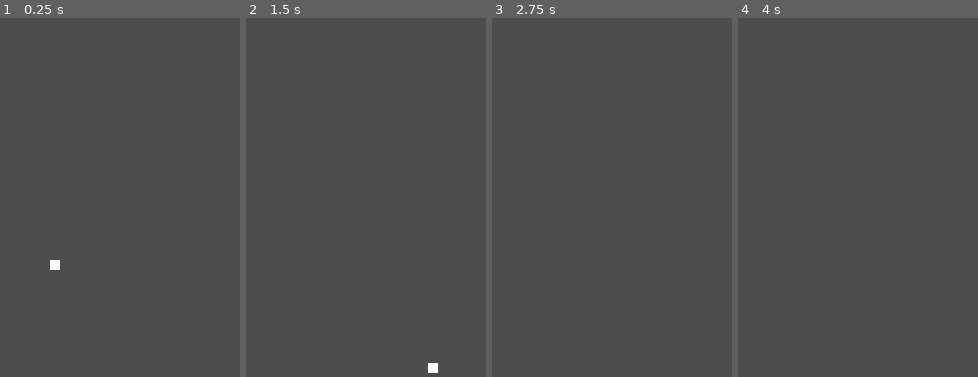
Above: before the commit, frames 1-4 (left to right).
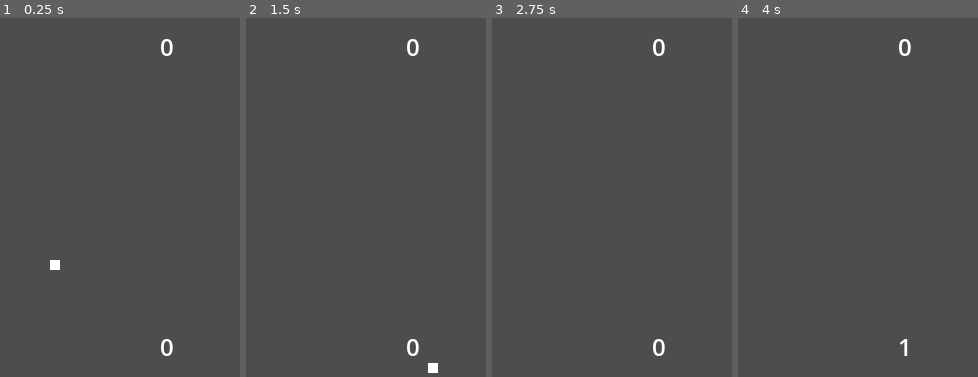
Above: after the commit, the same moments.

Repository: polecoder/pong
Game: Godot game, scene res://scenes/main.tscn
Same seed, same stepped clock (60 frames per second), same inputs: the game is played once before the commit and once after it.
Inputs:
- Up to frame 1 (0.25 s): no input
- Up to frame 2 (1.5 s): hold D (move_right) 0.53-1.28 s; hold A (move_left) from 1.28 s (still down)
- Up to frame 3 (2.75 s): release A (move_left) at 2.03 s; hold D (move_right) from 2.03 s (still down)
- Up to frame 4 (4 s): release D (move_right) at 3.53 s; hold A (move_left) from 3.53 s (still down)
The pictures show only the part of the screen within x 50-100%, y 26-76%; the shares and areas given below are measured in that part.

The runs differ from the first frame. In frame 1, 0.3% of the frame differs, in the area x 67-73%, y 5-95%; in frame 2, 0.3%; in frame 3, 0.3%; in frame 4, 0.2%.

Commit message:
agregar score en pantalla

Diff:
--- /dev/null
+++ b/scenes/hud.tscn
@@ -0,0 +1,31 @@
+[gd_scene format=3 uid="uid://divxcqpmcim38"]
+
+[node name="Hud" type="Control" unique_id=1817938943]
+layout_mode = 3
+anchors_preset = 15
+anchor_right = 1.0
+anchor_bottom = 1.0
+grow_horizontal = 2
+grow_vertical = 2
+
+[node name="PlayerScore" type="Label" parent="." unique_id=1371282458]
+layout_mode = 0
+offset_left = 400.0
+offset_top = 200.0
+offset_right = 414.0
+offset_bottom = 234.0
+theme_override_font_sizes/font_size = 24
+text = "0"
+horizontal_alignment = 1
+vertical_alignment = 1
+
+[node name="EnemyScore" type="Label" parent="." unique_id=955693161]
+layout_mode = 0
+offset_left = 400.0
+offset_top = 500.0
+offset_right = 414.0
+offset_bottom = 534.0
+theme_override_font_sizes/font_size = 24
+text = "0"
+horizontal_alignment = 1
+vertical_alignment = 1
--- a/scenes/main.tscn
+++ b/scenes/main.tscn
@@ -5,6 +5,7 @@
 [ext_resource type="PackedScene" uid="uid://c6e4xwbst6i6x" path="res://scenes/paddle.tscn" id="2_sugp2"]
 [ext_resource type="PackedScene" uid="uid://2ysuwwnb0d23" path="res://components/player_component.tscn" id="3_jyhfs"]
 [ext_resource type="PackedScene" uid="uid://d3s00dejubyxq" path="res://components/enemy_component.tscn" id="3_sugp2"]
+[ext_resource type="PackedScene" uid="uid://divxcqpmcim38" path="res://scenes/hud.tscn" id="7_o6xl0"]
 [ext_resource type="Script" uid="uid://5fkrfkkjpov4" path="res://scripts/goal.gd" id="7_tipki"]
 
 [sub_resource type="RectangleShape2D" id="RectangleShape2D_0vi6b"]
@@ -48,6 +49,7 @@
 [node name="TopGoal" type="Area2D" parent="." unique_id=2047883706]
 position = Vector2(240, 2)
 script = ExtResource("7_tipki")
+goal_made_by = "Enemy"
 
 [node name="CollisionShape2D" type="CollisionShape2D" parent="TopGoal" unique_id=1581752263]
 shape = SubResource("RectangleShape2D_qdf4v")
@@ -59,3 +61,5 @@
 [node name="CollisionShape2D" type="CollisionShape2D" parent="BottomGoal" unique_id=1430353900]
 position = Vector2(0, 716)
 shape = SubResource("RectangleShape2D_qdf4v")
+
+[node name="Hud" parent="." unique_id=1817938943 instance=ExtResource("7_o6xl0")]
--- a/scripts/ball.gd
+++ b/scripts/ball.gd
@@ -31,6 +31,7 @@
 	direction = generate_random_direction()
 	velocity = direction * speed
 
+
 func generate_random_direction() -> Vector2:
 	var x = randf_range(-0.75, 0.75)
 	var y = 1 if (randf() > 0.5) else -1
--- a/scripts/enemy_component.gd
+++ b/scripts/enemy_component.gd
@@ -8,6 +8,7 @@
 func _ready() -> void:
 	assert(ball != null, "Ball not found in main scene! This breaks the enemy script.")
 
+
 func _physics_process(delta: float) -> void:
 	# if the enemy is to the left of the ball, then move to the right and viceversa
 	if body.position.x < ball.position.x - dead_zone_offset:
--- a/scripts/goal.gd
+++ b/scripts/goal.gd
@@ -7,5 +7,6 @@
 func _ready() -> void:
 	body_entered.connect(_on_body_entered)
 
+
 func _on_body_entered(body: Node2D) -> void:
 	if body.name == "Ball": goal_made.emit(goal_made_by)
--- a/scripts/main.gd
+++ b/scripts/main.gd
@@ -3,6 +3,10 @@
 @onready var ball = $Ball
 @onready var top_goal = $TopGoal
 @onready var bottom_goal = $BottomGoal
+@onready var player_score_label = $Hud/PlayerScore
+@onready var enemy_score_label = $Hud/EnemyScore
+var player_score = 0
+var enemy_score = 0
 
 func _ready() -> void:
 	top_goal.goal_made.connect(_on_goal_made)
@@ -10,5 +14,10 @@
 
 
 func _on_goal_made(player: String) -> void:
-	# TODO: Lógica para marcar los goles en la puntuación
+	if (player == "Enemy"):
+		enemy_score += 1
+		enemy_score_label.text = "%d" % enemy_score
+	else:
+		player_score += 1
+		player_score_label.text = "%d" % player_score
 	ball.reset(1)
--- a/scripts/movement_component.gd
+++ b/scripts/movement_component.gd
@@ -7,6 +7,7 @@
 func _ready() -> void:
 	assert(body is CharacterBody2D, "MovementComponent must be a child of a CharacterBody2D!")
 
+
 func handle_movement(direction: Vector2, delta: float) -> void:
 	body.velocity = direction.normalized() * speed * delta
 	body.move_and_slide()
--- a/scripts/paddle.gd
+++ b/scripts/paddle.gd
@@ -10,6 +10,7 @@
 func _ready():
 	if self.has_node("EnemyComponent"): is_enemy = true
 
+
 func calculate_ball_bounce(ball_collision_position: Vector2) -> Vector2:
 	var distance = global_position.x - ball_collision_position.x
 	var angle_factor = distance / (paddle_length / 2)
